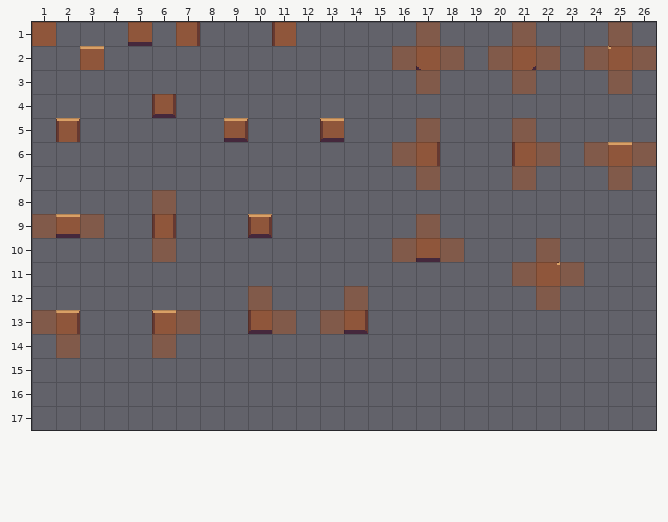
Level history. Tiled map: Assets/Tilemaps/rules/autotile_rules.tmx. The picture above was drawn from the file before the commit.
Cells are 16x16 px. Shown: x 1..26, y 1..17.
Now the later version:
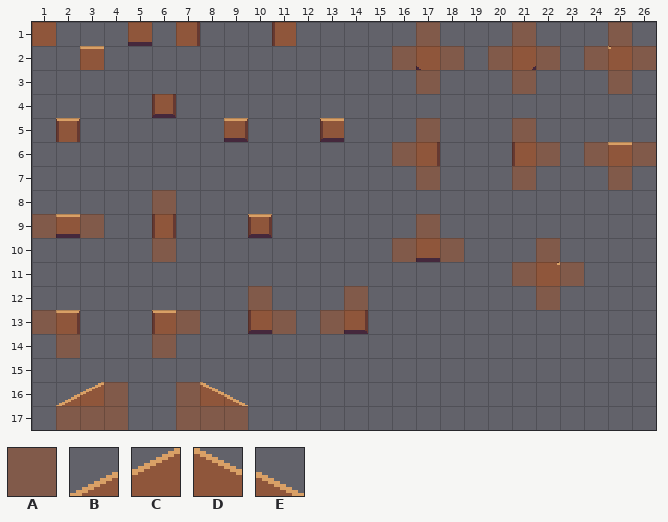
Key: from "Example": A 24, B 69, C 70, D 93, E 94.
_ is an empty cell.
See-through tiles are keyed as they look on the map.
Edits made:
Layer "input_prototype":
y 16: x 4 _ -> A; x 7 _ -> A
y 17: x 2..4 ___ -> AAA; x 7..9 ___ -> AAA
Layer "output_terrain":
y 16: x 2..3 __ -> BC; x 8..9 __ -> DE
